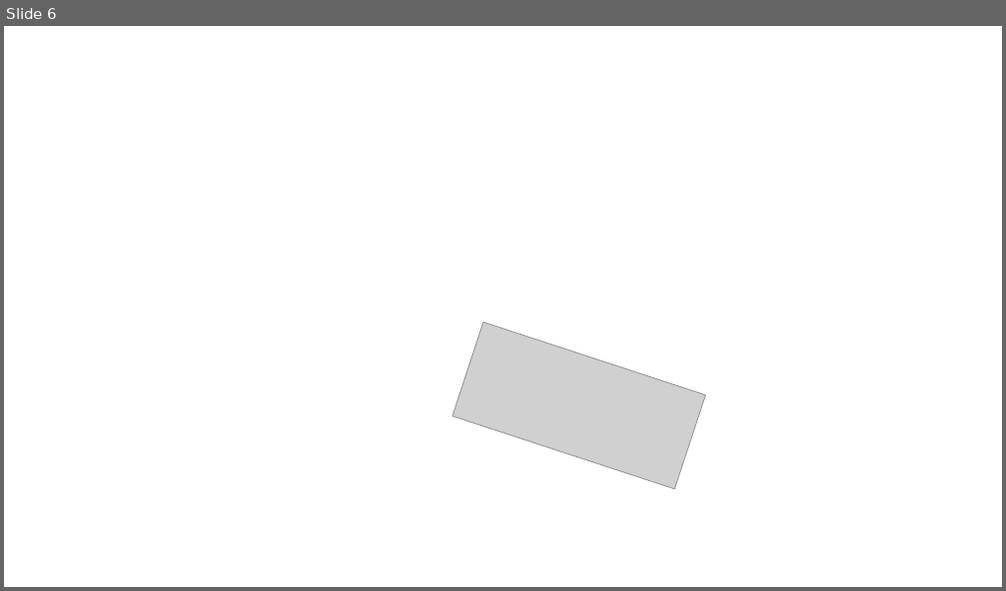
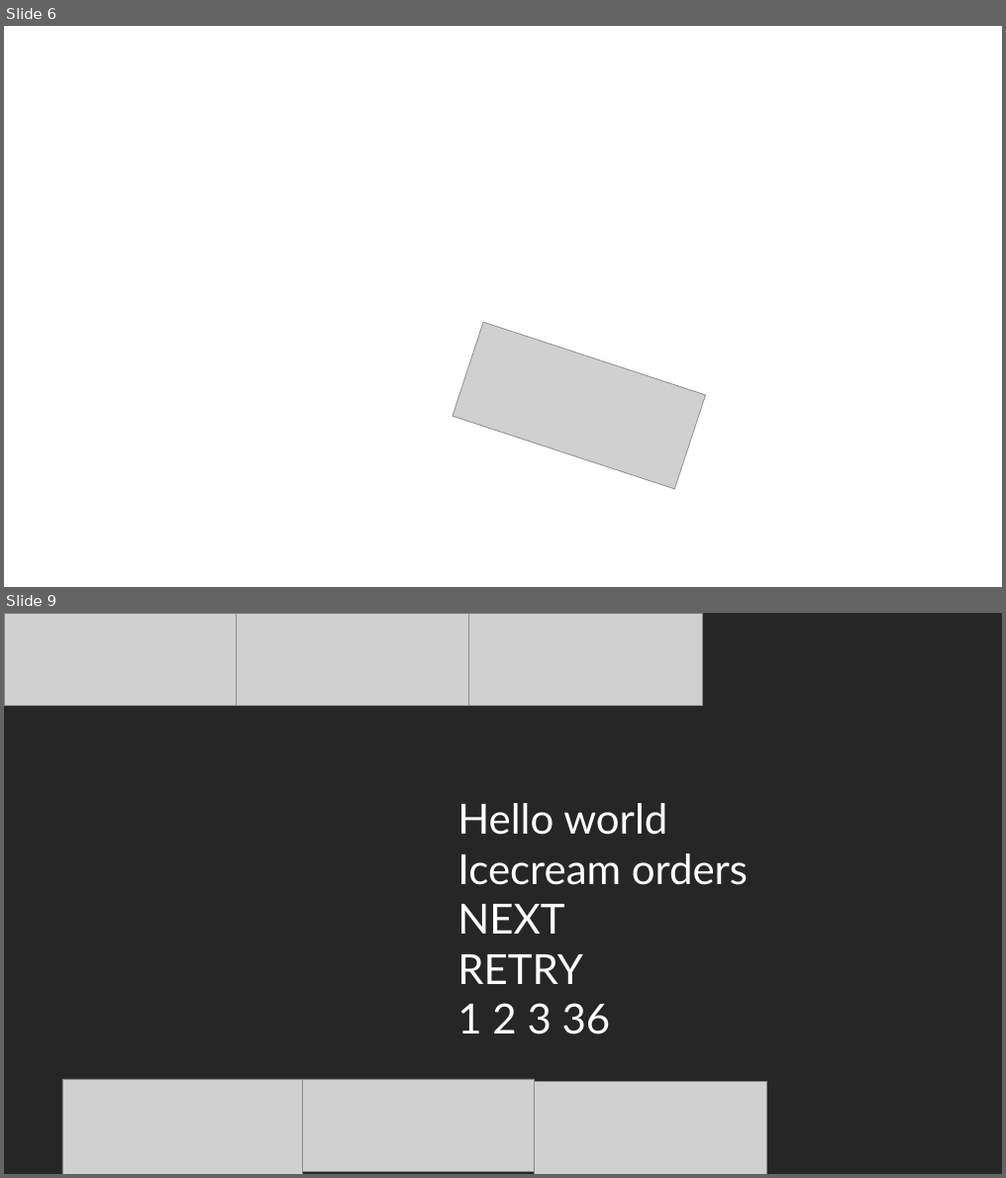
Before and after one commit to 3drine/oop-game-galactic-icecream, a slide deck: img/imgrepository.pptx. Shown one above the other, each under a label of ours: slide 6 before the commit, slides 6 and 9 after it; the slides between them are not shown. The pictures are 1006x591 and 1006x1178 pixels, drawn with LibreOffice and Linux fonts; fonts in the diff are those of the drawing; grey boxes stand for pictures. Boxes give left, top, right and bottom in pixels: in the first picture for what was removed or moved away, otherwise in the second. Text is boxed around its words. In the diff, an @@ line names an element or a change of style, - is before the commit and + after.

Commit message:
Added physics, movement inertia and weird gravity Modified custom hitbox, removed from the player and added to icecream ball instead Hitbox situation now: get LAST icecreamball (on top) last 20 px -> this will be the HIT hitbox (and x can be different than player now)  && get ALL icecream balls EXCEPT top one -> this is the MISS hitbox (side collision)

```diff
--- a/img/imgrepository.pptx
+++ b/img/imgrepository.pptx
@@ slide 9 added at box(4, 613, 1002, 1174), background #262626 @@
@@ picture added at box(4, 613, 238, 706) @@
@@ picture added at box(236, 613, 469, 706) @@
@@ picture added at box(469, 613, 703, 706) @@
@@ text added at box(457, 803, 747, 1035), 40 pt, text #FFFFFF @@
+Hello world
+Icecream orders
+NEXT
+RETRY
+1 2 3 36
@@ picture added at box(62, 1079, 302, 1174) @@
@@ picture added at box(302, 1079, 534, 1171) @@
@@ picture added at box(535, 1082, 767, 1174) @@
```
Also in this commit, not shown: 1 slide changed, 1 other slide added, 3 other files.
